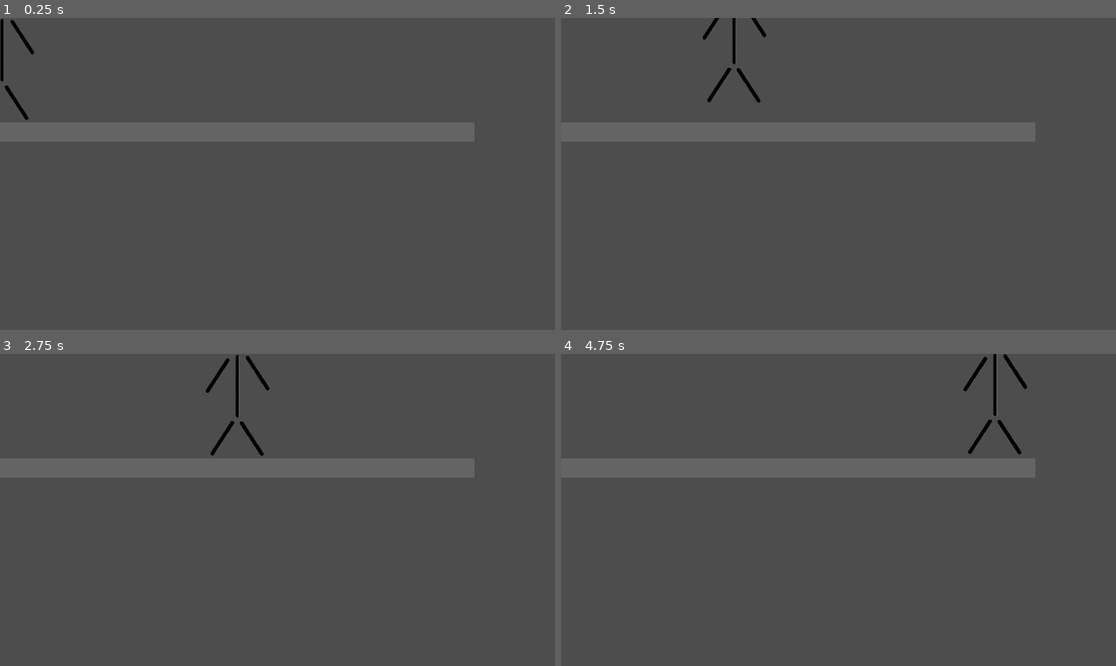
Above: before the commit, frames 1-4 (two rows, left to right).
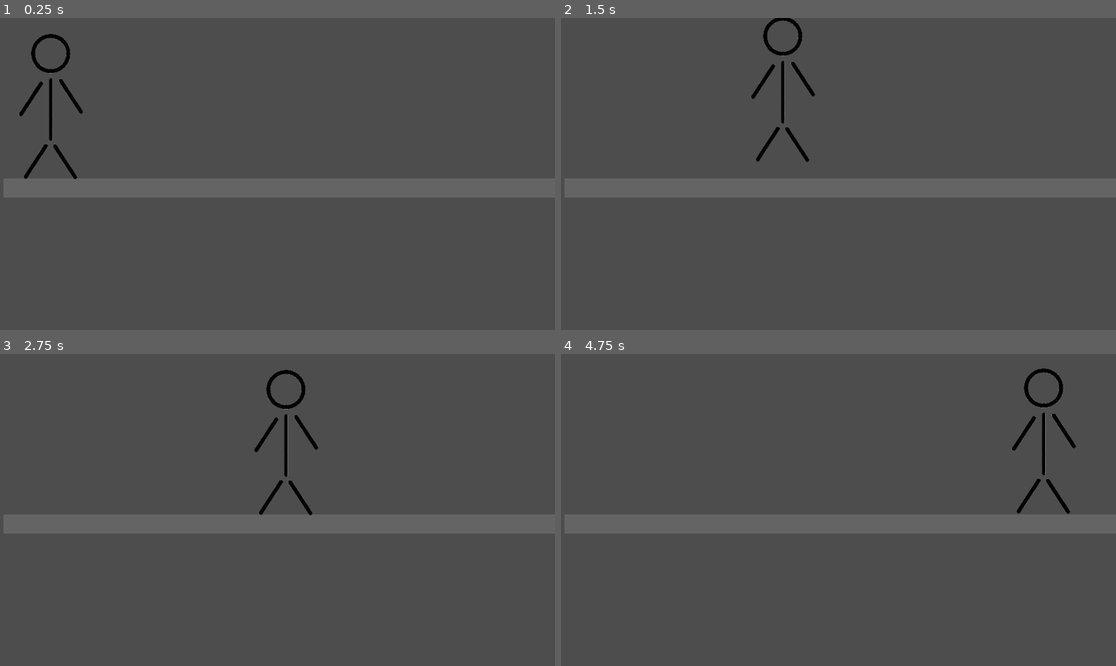
Above: after the commit, the same moments.

Repository: pascalsikora/StickBoy
Game: Godot game, scene res://Main.tscn
Same seed, same stepped clock (60 frames per second), same inputs: the game is played once before the commit and once after it. The project has no main scene, so this scene is started directly.
Inputs:
- Up to frame 1 (0.25 s): no input
- Up to frame 2 (1.5 s): hold Right (ui_right) from 0.53 s (still down); tap Up (ui_up) at 0.77 s
- Up to frame 3 (2.75 s): tap Up (ui_up) at 1.52 s; release Right (ui_right) at 2.03 s; hold Left (ui_left) from 2.03 s (still down)
- Up to frame 4 (4.75 s): release Left (ui_left) at 2.78 s; hold Right (ui_right) 2.78-4.28 s; tap Up (ui_up) at 3.02, 3.77, 4.52 s; hold Left (ui_left) from 4.28 s (still down)

The runs differ from the first frame. In frame 1, 1.0% of the frame differs, in the area x 0-16%, y 0-52%; in frame 2, 1.1%; in frame 3, 1.3%; in frame 4, 1.3%, in the area x 72-93%, y 0-52%.

Commit message:
Scene moved

Diff:
--- a/Main.tscn
+++ b/Main.tscn
@@ -8,7 +8,7 @@
 size = Vector2(698.752, 34)
 
 [sub_resource type="RectangleShape2D" id="RectangleShape2D_cm0pq"]
-size = Vector2(142, 314)
+size = Vector2(142, 307)
 
 [node name="Main" type="Node2D"]
 
@@ -16,12 +16,12 @@
 constant_linear_velocity = Vector2(300, 0)
 
 [node name="CollisionShape2D" type="CollisionShape2D" parent="StaticBody2D"]
-position = Vector2(397, 237)
+position = Vector2(738, 353)
 scale = Vector2(1.683, 1)
 shape = SubResource("RectangleShape2D_glv2v")
 
 [node name="Sprite2D" type="Sprite2D" parent="StaticBody2D"]
-position = Vector2(325.5, 237)
+position = Vector2(666.5, 353)
 scale = Vector2(1.319, 1)
 texture = ExtResource("1_glv2v")
 
@@ -30,9 +30,9 @@
 script = ExtResource("2_r0du0")
 
 [node name="CollisionShape2D" type="CollisionShape2D" parent="CharacterBody2D"]
-position = Vector2(2, 37)
+position = Vector2(96, 165.5)
 shape = SubResource("RectangleShape2D_cm0pq")
 
 [node name="Sprite2D" type="Sprite2D" parent="CharacterBody2D"]
-position = Vector2(0, 34)
+position = Vector2(86, 166)
 texture = ExtResource("3_r0du0")
